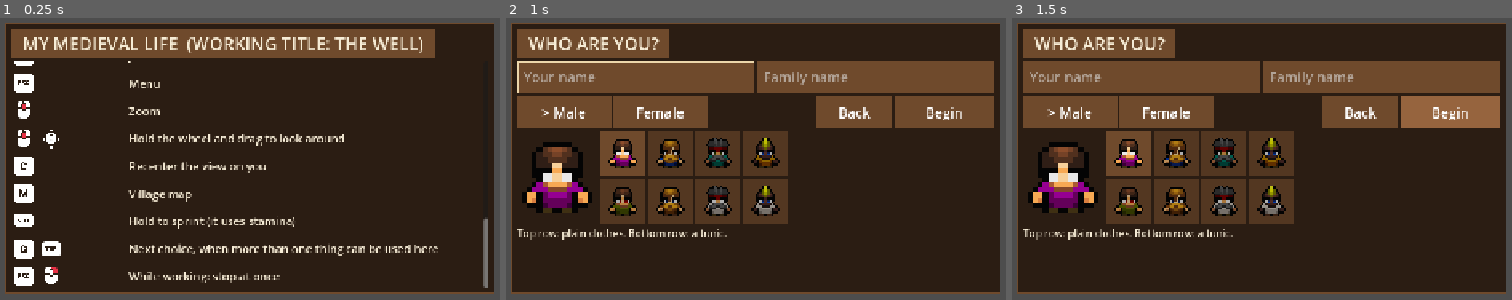
Above: before the commit, frames 1-3 (left to right).
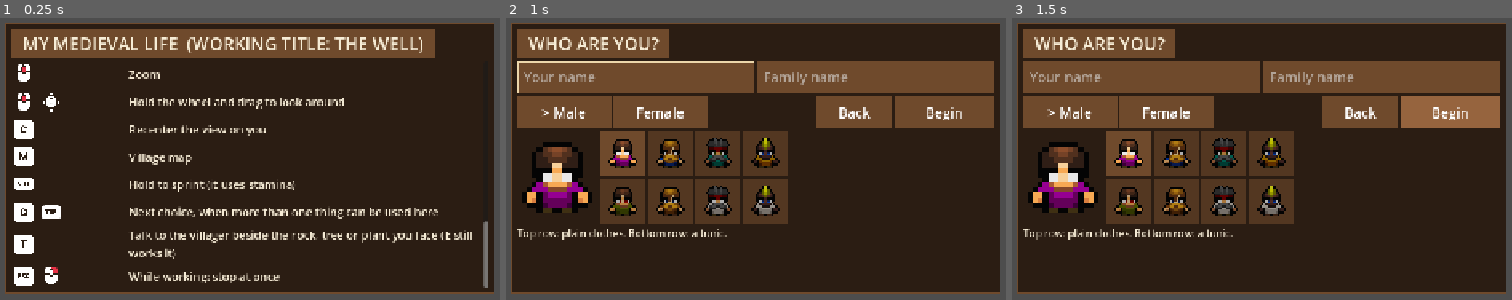
Above: after the commit, the same moments.

Repository: verbal76/My-Medieval-Life
Game: Godot game, scene res://scenes/main.tscn
Two runs of this game, one before a commit and one after it. Both use one fixed random seed, a clock stepped at 60 frames per second and the inputs below.
Inputs (mouse positions are in pixels of both pictures, inside the frame that each line leads up to):
- Up to frame 1 (0.25 s): no input
- Up to frame 2 (1 s): tap A (move_left) at 0.5 s; move the mouse to (outside the picture) at 0.52 s; hold D (move_right) from 0.53 s (still down); tap F (fireball) at 0.6 s; click (outside the picture) at 0.67 s; tap Enter (ui_accept) at 0.77 s; tap G (gather) at 0.8 s
- Up to frame 3 (1.5 s): release D (move_right) at 1.25 s; click "Begin" at 1.25 s

The runs differ from the first frame. In frame 1, 9.0% of the frame differs, in the area x 2-98%, y 15-94%; in frame 2, nothing differs; in frame 3, nothing differs.

Commit message:
Let A harvest and Y talk when a villager stands at the resource
Owner playtest: with a villager at the rock or flower the player faced, the only prompt was Talk, so the resource could not be harvested.

People came first in the target list. Now the resource is the default and the villager is offered on the prompt's second line: Y on a pad (instead of Fireball, only while offered), T on a keyboard, a tap on touch.

The T key prompt is imported from the Kenney pack through the import tool, with provenance. start_test covers A mining with the villager there, Y and T talking, and no offer when nobody is beside it. INT-140 and DECISIONS are updated.

Co-Authored-By: Claude Opus 5.5 <noreply@anthropic.com>
Claude-Session: https://claude.ai/code/session_01Twyxni5CnEyE5LMG3EMiFY

Diff:
--- a/game/assets/PROVENANCE.json
+++ b/game/assets/PROVENANCE.json
@@ -1687,6 +1687,13 @@
    "member": "Keyboard & Mouse/Double/keyboard_space.png",
    "transform": "copied unchanged",
    "sha256": "7f25e4d93c3589ef947f03dd3e76f9b7cc17479a0b2e0040cf150be17279c6f4"
+  },
+  {
+   "file": "assets/prompts/keyboard_t.png",
+   "source": "kenney_input-prompts_1.5.zip",
+   "member": "Keyboard & Mouse/Double/keyboard_t.png",
+   "transform": "copied unchanged",
+   "sha256": "ce0eeb693cdb33d2209d846bb90e3e90dba6792970a131190a5d28b430d9b5e3"
   },
   {
    "file": "assets/prompts/keyboard_tab.png",
--- a/game/scripts/main.gd
+++ b/game/scripts/main.gd
@@ -30,6 +30,7 @@
 var gain_log: Array = []       # [item id, text] of the recent gain lines (_gain)
 var sprinting := false         # B8-027: running (LT toggles on a pad; Shift held, or toggled, on a keyboard)
 var save_meta := {}            # PL1-11: the save's identity for portable and cloud saves (_save_meta)
+var talk_alt := {}             # a villager beside the resource the player faces: Y (pad), T (keys) or a tap talks to them while A works the resource
 var target_options: Array = [] # B8-014: everything the player could use here, nearest first; target is one of them
 var tab_cycled := -1           # the frame Tab chose another target (it is the Pack's key too, then it does not open it)
 var sprint_latched := false    # touch Run (Build 13): sprint whenever walking until Run is pressed again or stamina runs out
@@ -665,7 +666,7 @@
 		"fireball": [KEY_F, KEY_K], "inventory": [KEY_I, KEY_TAB], "skills": [KEY_L], "journal": [KEY_B], "pause": [KEY_ESCAPE, KEY_P],
 		"zoom_in": [KEY_EQUAL, KEY_KP_ADD], "zoom_out": [KEY_MINUS, KEY_KP_SUBTRACT],
 		"map": [KEY_M], "recenter": [KEY_C], "build": [KEY_H], "gather": [KEY_G],
-		"sprint": [KEY_SHIFT], "cancel": [], "next_target": [KEY_Q], "prev_target": [],
+		"sprint": [KEY_SHIFT], "cancel": [], "next_target": [KEY_Q], "prev_target": [], "talk": [KEY_T],
 	}
 	var pads := {"interact": JOY_BUTTON_A, "attack": JOY_BUTTON_X, "fireball": JOY_BUTTON_Y,
 		"inventory": JOY_BUTTON_BACK, "pause": JOY_BUTTON_START, "skills": JOY_BUTTON_RIGHT_SHOULDER,
@@ -1544,7 +1545,9 @@
 		interact()
 	if Input.is_action_just_pressed("attack"):
 		attack()
-	if Input.is_action_just_pressed("fireball"):
+	if not talk_alt.is_empty() and (Input.is_action_just_pressed("talk") or (Input.is_action_just_pressed("fireball") and scheme == "gamepad")):
+		talk_to_alt()                     # Y on a pad talks instead of casting while a villager is offered
+	elif Input.is_action_just_pressed("fireball"):
 		fireball()
 	_menu_keys()
 	if Input.is_action_just_pressed("gather"):
@@ -1941,6 +1944,13 @@
 				cands.push_front(job)
 			else:
 				cands.append(job)
+	# a villager by the seam, tree or plant in front (often working it too) no longer takes the default:
+	# A works the resource and Y / T talks to them (owner, Build 13 playtest)
+	talk_alt = {}
+	if not front.is_empty() and not cands.is_empty() and str(cands[0].kind) in ["npc", "shop"]:
+		talk_alt = cands[0]
+		cands.erase(front)
+		cands.push_front(front)
 	# taking what is not yours is never the default choice: it is offered last (Q / Tab reaches it)
 	var lawful := cands.filter(func(c): return not str(c.get("label", "")).contains("theft"))
 	cands = lawful + cands.filter(func(c): return str(c.get("label", "")).contains("theft"))
@@ -1959,7 +1969,9 @@
 		ui.prompt("")     # gathering: the outline and the progress bar show it; the middle stays clear
 	else:
 		var text: String = "" if passing else target.get("label", "")
-		if text != "" and cands.size() > 1:
+		if text != "" and not talk_alt.is_empty() and _target_key(target) != _target_key(talk_alt):
+			text += "\n%s: %s" % [{"kbm": "T", "gamepad": "Y", "touch": "Tap them"}.get(scheme, "T"), talk_alt.get("label", "")]
+		elif text != "" and cands.size() > 1:
 			text += "\n" + _next_hint(cands[(pick + 1) % cands.size()], pick)
 		ui.prompt(text)
 
@@ -2142,6 +2154,14 @@
 	if n.role == "bandit":
 		return n.name
 	return Dialogue.full_name(n)          # "Old Lorekeeper", not "Old Lorekeeper Lorekeeper"
+
+
+## Y / T beside a resource: talk to the villager offered with it (talk_alt), leaving A on the resource.
+func talk_to_alt() -> void:
+	if talk_alt.is_empty():
+		return
+	target = talk_alt
+	interact()
 
 
 func interact() -> void:
--- a/game/scripts/ui/game_ui.gd
+++ b/game/scripts/ui/game_ui.gd
@@ -108,9 +108,10 @@
 		[["mouse_scroll"], "Zoom"], [["mouse_scroll", "mouse_move"], "Hold the wheel and drag to look around"],
 		[["keyboard_c"], "Recenter the view on you"], [["keyboard_m"], "Village map"],
 		[["keyboard_shift"], "Hold to sprint (it uses stamina)"], [["keyboard_q", "keyboard_tab"], "Next choice, when more than one thing can be used here"],
+		[["keyboard_t"], "Talk to the villager beside the rock, tree or plant you face (E still works it)"],
 		[["keyboard_escape", "mouse_right"], "While working: stop at once"]],
 	"gamepad": [[["xbox_stick_l"], "Move"], [["xbox_button_a"], "Use, or choose in a window"],
-		[["xbox_button_x"], "Swing at what is in front of you"], [["xbox_dpad_down"], "Gather mode: A in front of a resource gathers it until it runs out"], [["xbox_button_y"], "Fireball (once learned)"],
+		[["xbox_button_x"], "Swing at what is in front of you"], [["xbox_dpad_down"], "Gather mode: A in front of a resource gathers it until it runs out"], [["xbox_button_y"], "Fireball (once learned); beside a villager at a rock, tree or plant: talk to them (A works it)"],
 		[["xbox_button_view"], "Pack"], [["xbox_rb"], "Skills"], [["xbox_button_menu"], "Menu (the journal is there)"],
 		[["xbox_button_b"], "Close a window (with a quantity choice open, only that choice)"],
 		[["xbox_stick_r"], "Look around"], [["xbox_stick_r_press"], "Recenter the view on you"], [["xbox_lb"], "Village map"], [["xbox_lt", "xbox_rt"], "In a window: step through its buttons"],
--- a/game/tests/start_test.gd
+++ b/game/tests/start_test.gd
@@ -2134,6 +2134,43 @@
 	bystander.pos = p.pos + Vector2(20, 0)
 	main._find_target()
 	check(not main.target_options.any(func(t): return t.kind == "npc") and main.target_options.any(func(t): return t.kind == "station"), "with the person gone the station is still offered, and they are not")
+	# a villager at the seam the player faces (owner, Build 13 playtest): A mines it, Y (pad) or T (keys) talks
+	var seam := _at_seam()
+	main.target_pref = ""
+	bystander.anim = "idle"
+	bystander.plan.clear()
+	bystander.pos = p.pos + main.facing_vec() * 0.9
+	main._find_target()
+	check(main.target.get("kind", "") == "deposit" and main.talk_alt.get("npc") == bystander, "with a villager at the seam, A is the seam and the villager is offered to talk (%s)" % main.target.get("kind", ""))
+	main.scheme = "gamepad"
+	ui.set_scheme("gamepad")
+	main._find_target()
+	check(ui.prompt_text.contains("Y: Talk to") or ui.prompt_text.contains("Y: Trade with"), "the prompt shows Y to talk: \"%s\"" % ui.prompt_text.replace("\n", " | "))
+	var spells_before: Dictionary = p.spells.duplicate()
+	p.spells["fireball"] = true
+	Input.action_press("fireball")
+	main._player_step(0.016)
+	Input.action_release("fireball")
+	check(ui.is_open("talk") or ui.is_open("trade"), "Y talks to the villager instead of casting")
+	p.spells = spells_before
+	ui.hide_all()
+	main.scheme = "kbm"
+	ui.set_scheme("kbm")
+	main._find_target()
+	check(ui.prompt_text.contains("T: "), "on a keyboard the prompt says T")
+	Input.action_press("talk")
+	main._player_step(0.016)
+	Input.action_release("talk")
+	check(ui.is_open("talk") or ui.is_open("trade"), "T talks to them")
+	ui.hide_all()
+	main._find_target()
+	var seam_left := int(seam.amount)
+	main.interact()
+	finish_action()
+	check(int(seam.amount) < seam_left, "and A / E still mines the seam with the villager beside it")
+	bystander.pos = p.pos + Vector2(20, 0)
+	main._find_target()
+	check(main.talk_alt.is_empty(), "with nobody beside it, no talk is offered")
 
 	# B8-027: sprint
 	var open := _open_stretch()
@@ -2386,7 +2423,7 @@
 	p.inv.items.erase("iron_bar")
 	ui.hide_all()
 	# -- B on a pad (and Esc) closes only an open quantity control, never the window under it (Build 13)
-	ui.set_scheme("pad")
+	ui.set_scheme("gamepad")
 	goods.inv.add("iron_sword", 1)
 	p.coins = 500
 	ui.show_trade(goods, {"id": "iron_sword", "mode": "buy"})
Binary file added: game/assets/prompts/keyboard_t.png
Not shown, added: game/assets/prompts/keyboard_t.png.import
Not shown, changed: docs/DECISIONS.md
Not shown, changed: docs/SYSTEM_INTERACTION_MANIFEST.md
Not shown, changed: tools/import_game_assets.py
